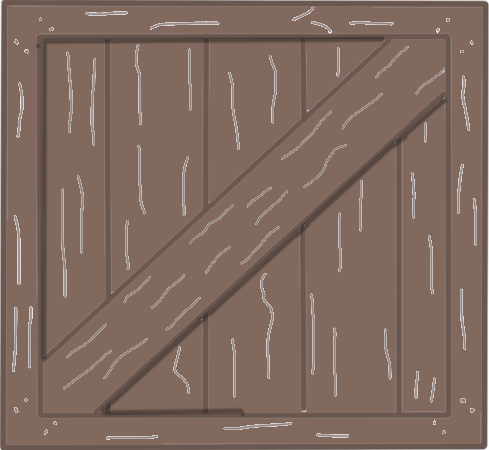
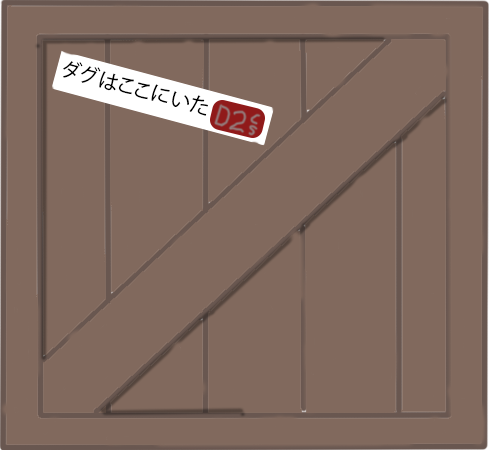
Layers edited between the first and the second 489 x 450 image:
added layer "Layer 2" above "Rounded Rectangle 1" over [213, 103, 262, 137]
added layer "Rounded Rectangle 1" above "ダグはここにいた" over [210, 100, 265, 138]
added layer "ダグはここにいた" above "Layer 1" over [63, 61, 208, 116]
added layer "Layer 1" above "Shadows" over [52, 50, 274, 146]
painted on "Shadows" over [0, 0, 488, 449]
